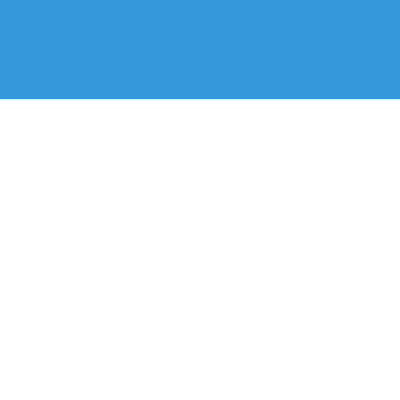
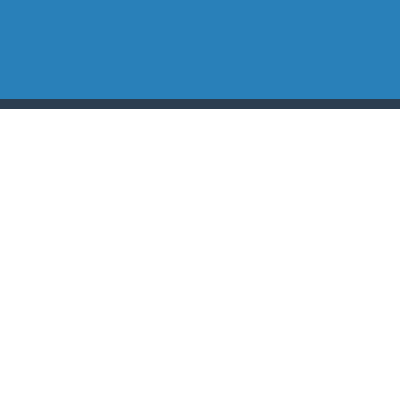
Layers edited between the first and the second 400 × 400 image:
added layer "Rectangle 4" in group "unclicked" over [0, 99, 400, 109]
painted on "Rectangle 2" over [0, 0, 400, 99]
